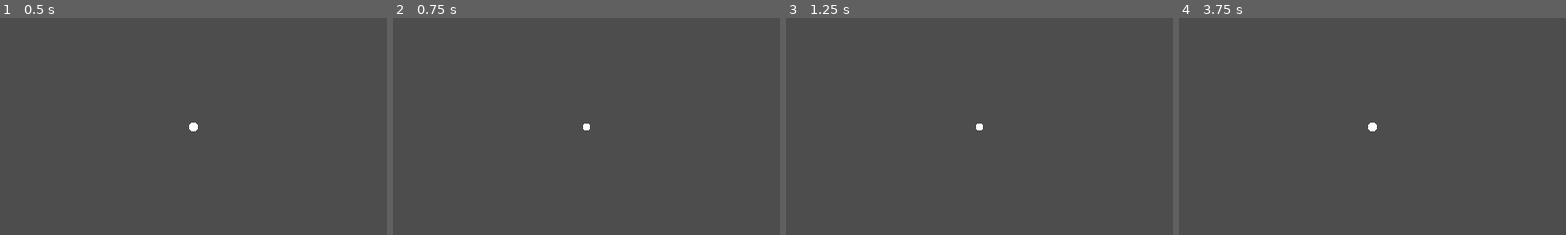
Above: before the commit, frames 1-4 (left to right).
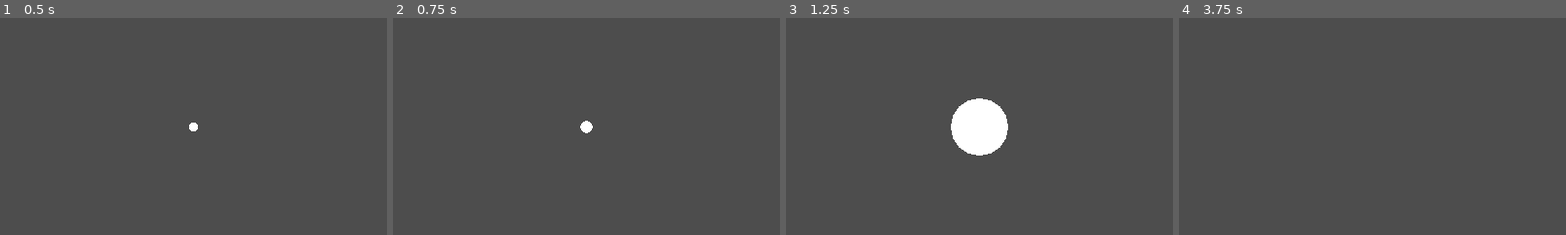
Above: after the commit, the same moments.

Repository: RichTeaMan/map-boy
Game: Godot game, scene res://main.tscn
Two runs of this game, one before a commit and one after it. Both use one fixed random seed, a clock stepped at 60 frames per second and the inputs below.
Inputs:
- Up to frame 1 (0.5 s): no input
- Up to frame 2 (0.75 s): tap Enter at 0.5 s; hold Up (ui_up) from 0.53 s (still down)
- Up to frame 3 (1.25 s): keep holding Up (ui_up)
- Up to frame 4 (3.75 s): tap Space at 2, 3.5 s; release Up (ui_up) at 2.03 s; hold A (left, bound only after the commit) 2.03-3.53 s; tap Enter at 2.75 s; hold Down (ui_down) from 3.53 s (still down)
The pictures show only the part of the screen within x 25-75%, y 25-75%; the shares and areas given below are measured in that part.

Frame 1 is identical in both runs. In frame 2, less than 0.1% of the frame differs, in the area x 48-52%, y 47-54%; in frame 3, 3.0%, in the area x 42-58%, y 37-64%; in frame 4, less than 0.1%.
Error in both runs: Unable to iterate on object of type 'Nil'. (res://main.gd:15)

Commit message:
Slightly better map rendering.

Diff:
--- /dev/null
+++ b/app/custom_nodes/draw_3d.gd
@@ -0,0 +1,544 @@
+@tool
+
+class_name Draw3D
+extends MeshInstance3D
+
+##
+## A small library for drawing simple wireframe shapes in 3D.
+##
+## Usage is similar to Godot's
+## [url=https://docs.godotengine.org/en/stable/tutorials/2d/custom_drawing_in_2d.html]
+## custom drawing in 2d[/url] functions.
+##
+## @tutorial: https://github.com/nyxkn/godot-draw3d/tree/main#usage
+##
+
+## Size in pixels of drawn points
+const MATERIAL_POINT_SIZE: int = 8
+
+## Resolution is the number of segments that will be used to draw a full circle.
+## This also affects the resolution of semicircles and arcs.
+@export var circle_resolution: int = 32
+
+## Whether to also draw the vertices as points, in addition to lines.
+@export var draw_vertex_points: bool = false
+
+## This holds the default color value to use.
+## It will be overridden by the specific draw functions [i]color[/i] parameter.
+@export var default_color: Color = Color.WHITE
+
+
+var _default_material: StandardMaterial3D
+var _default_points_material: StandardMaterial3D
+
+
+func _ready() -> void:
+    mesh = ImmediateMesh.new()
+    _setup_materials()
+
+
+func _setup_materials() -> void:
+    # here we are setting the material to material_override
+    # which affects everything drawn within this mesh
+    # but in godot4 it is actually possible to set the material per surface
+    # a surface is a single drawing, created between surface_begin and surface_end
+    # if we want to support this we need to add an optional material parameter to all functions
+    # but the usefulness of this seems limited since we're drawing wireframe things anyway
+    # and not many material parameters apply to these
+    # plus it's easy to just make a new meshinstance instead if you need different material
+    # we support this at least in _draw_primitive because why not
+
+    _default_material = StandardMaterial3D.new()
+    _default_material.vertex_color_use_as_albedo = true
+    _default_material.shading_mode = BaseMaterial3D.SHADING_MODE_UNSHADED
+    _default_material.albedo_color = Color.AQUA
+
+    _default_points_material = _default_material.duplicate()
+    # enabling use_point_size replaces all lines with vertex points
+    # this is different from godot3, where it only affected the points primitives
+    # and not the line ones. is this a bug or intended?
+    # we're working around this by having a different material for points surfaces
+    _default_points_material.use_point_size = true
+    _default_points_material.point_size = MATERIAL_POINT_SIZE
+
+
+## Helper function that returns a random color.
+static func random_color() -> Color:
+    return Color(randf_range(0, 1), randf_range(0, 1), randf_range(0, 1))
+
+
+## Clear all drawn content.
+# If you are redrawing shapes every frame in _process(),
+## you must call this at the beginning of the frame.
+func clear() -> void:
+    mesh.clear_surfaces()
+
+
+func _points_test(clear: bool = false) -> void:
+    if clear: clear()
+
+    mesh.surface_begin(Mesh.PRIMITIVE_POINTS, null)
+    for i in 100:
+        mesh.surface_set_color(random_color())
+        mesh.surface_add_vertex(Vector3(randf_range(-1, 1), randf_range(-1, 1), randf_range(-1, 1)))
+    mesh.surface_end()
+
+
+func _line_test(clear: bool = false) -> void:
+    if clear: clear()
+
+    mesh.surface_begin(Mesh.PRIMITIVE_LINE_STRIP, null)
+    for i in 50:
+        mesh.surface_set_color(random_color())
+        mesh.surface_add_vertex(Vector3(randf_range(-1, 1), randf_range(-1, 1), randf_range(-1, 1)))
+    mesh.surface_end()
+
+
+################################################################################
+# draw_primitive
+
+## Draws a surface.
+##
+## [br][br][code]primitive_type[/code] is [enum Mesh.PrimitiveType].
+##
+## [br][br][code]vertices[/code] are supplied as an Array of Vector3 point coordinates.
+## Or alternatively, as an Array of [i]colored vertices[/i],
+## where a [i]colored vertex[/i] is an Array with two values, a vertex and a color:
+## [code][vertex: Vector3, color: Color][/code].
+## This allows you to have per-vertex coloring.
+##
+func _draw_primitive(
+        primitive_type: int,
+        vertices: Array,
+        color: Color = default_color,
+        custom_material: BaseMaterial3D = null) -> void:
+
+    if vertices[0] is Vector3:
+        # we're dealing with a list of vertices
+        mesh.surface_begin(primitive_type, null)
+        for v in vertices:
+            mesh.surface_set_color(color)
+            mesh.surface_add_vertex(v)
+        mesh.surface_end()
+    elif vertices[0] is Array:
+        # we're dealing with a list of colored vertices
+        # a colored vertex is [vertex, color]
+        mesh.surface_begin(primitive_type, null)
+        for i in vertices.size():
+            mesh.surface_set_color(vertices[i][1])
+            mesh.surface_add_vertex(vertices[i][0])
+        mesh.surface_end()
+
+    var material
+    if custom_material:
+        material = custom_material
+    elif primitive_type == Mesh.PRIMITIVE_POINTS:
+        material = _default_points_material
+    else:
+        material = _default_material
+
+    var last_surface_idx = mesh.get_surface_count() - 1
+    mesh.surface_set_material(last_surface_idx, _default_material)
+
+func _draw_triangles(
+        primitive_type: int,
+        vertices: Array,
+        color: Color = default_color,
+        custom_material: BaseMaterial3D = null) -> void:
+
+    if vertices[0] is Vector3:
+        # we're dealing with a list of vertices
+        mesh.surface_begin(primitive_type, null)
+        for v in vertices:
+            mesh.surface_set_color(color)
+            mesh.surface_add_vertex(v)
+        mesh.surface_end()
+    elif vertices[0] is Array:
+        # we're dealing with a list of colored vertices
+        # a colored vertex is [vertex, color]
+        mesh.surface_begin(primitive_type, null)
+        for i in vertices.size():
+            mesh.surface_set_color(vertices[i][1])
+            mesh.surface_add_vertex(vertices[i][0])
+        mesh.surface_end()
+
+    var material
+    if custom_material:
+        material = custom_material
+    elif primitive_type == Mesh.PRIMITIVE_POINTS:
+        material = _default_points_material
+    else:
+        material = _default_material
+
+    var last_surface_idx = mesh.get_surface_count() - 1
+    mesh.surface_set_material(last_surface_idx, _default_material)
+
+static func create_mesh_from_polygon(polygon_points):
+    var indices = Geometry2D.triangulate_polygon(polygon_points)
+
+    if indices.is_empty():
+        print("Error: Triangulation failed.")
+        return null
+
+    var arrays = []
+    arrays.resize(Mesh.ARRAY_MAX)
+
+    var vertices = PackedVector3Array()
+    for point in polygon_points:
+        vertices.append(Vector3(point.x, 0, point.y))  # Assuming XY plane
+
+    arrays[Mesh.ARRAY_VERTEX] = vertices
+    arrays[Mesh.ARRAY_INDEX] = indices
+
+    var mesh = ArrayMesh.new()
+    mesh.add_surface_from_arrays(Mesh.PRIMITIVE_TRIANGLES, arrays)
+
+    return mesh
+
+static func triangulate_polygon_godot4(polygon_points):
+    # polygon_points should be an Array of Vector2s (NOT Vector3s)
+    if polygon_points.size() < 3:
+        print("Error: Polygon must have at least 3 points.")
+        return null
+
+    var polygon_points_2d = PackedVector2Array()
+    for point in polygon_points:
+        if point is Vector3:
+            polygon_points_2d.append(Vector2(point.x, point.y))
+        else:
+            polygon_points_2d.append(point)
+
+    var indices = Geometry2D.triangulate_polygon(polygon_points_2d)
+
+    if indices.is_empty():
+        print("Error: Triangulation failed.")
+        return null
+
+    var mdt = MeshDataTool.new()
+
+    # Add vertices (Vector3, assuming XY plane):
+    for point in polygon_points_2d:
+        mdt.add_vertex(Vector3(point.x, point.y, 0))
+
+    # Add triangles (using the indices):
+    for i in range(0, indices.size(), 3):
+        mdt.add_polygon(PackedInt32Array([indices[i], indices[i + 1], indices[i + 2]]))
+
+
+    var mesh = ArrayMesh.new()
+    mdt.commit(mesh)
+
+    return mesh
+
+static func triangulate_polygon(vertices: Array[Vector2]):
+    #var indices := Geometry2D.triangulate_polygon(vertices)
+    #var indices := Geometry3D. .tetrahedralize_delaunay(PackedVector3Array(vertices))# .triangulate_polygon(vertices)
+    #if indices.size() == 0:
+    #    print("NO INDICIES!")
+     #   return
+    #for ind in indices:
+
+    #_draw_primitive(Mesh.PRIMITIVE_TRIANGLE_STRIP, indices)
+    #return indices
+
+    var mesh = create_mesh_from_polygon(vertices)
+    if mesh == null: #Handle the triangulation error
+        return
+
+    var meshInstance = MeshInstance3D.new()
+    meshInstance.mesh = mesh # $MeshInstance is a reference to your MeshInstance3D node.
+
+    # ... assign a material to the mesh (important!) ...
+    #var material = StandardMaterial3D.new()
+    #material.albedo_color = Color.AQUA
+
+    var _default_material = StandardMaterial3D.new()
+    _default_material.vertex_color_use_as_albedo = true
+    _default_material.shading_mode = BaseMaterial3D.SHADING_MODE_UNSHADED
+    _default_material.albedo_color = Color.AQUA
+    mesh.surface_set_material(0, _default_material)
+    return meshInstance
+
+################################################################################
+# draw_primitive shortcuts
+
+## Draw points at the given vertices.
+##
+## [br][br]Vertices are supplied as an Array of Vector3 coordinates or as [i]colored vertices[/i].
+## See [method _draw_primitive] for details.
+##
+func draw_points(vertices: Array, color: Color = default_color) -> void:
+    _draw_primitive(Mesh.PRIMITIVE_POINTS, vertices, color)
+
+
+## Draw line segments between the given vertices.
+##
+## [br][br]Vertices are supplied as an Array of Vector3 coordinates or as [i]colored vertices[/i].
+## See [method _draw_primitive] for details.
+##
+func draw_line(vertices: Array, color: Color = default_color) -> void:
+    _draw_primitive(Mesh.PRIMITIVE_LINE_STRIP, vertices, color)
+
+    if draw_vertex_points:
+        draw_points(vertices, color)
+
+
+## Draw looping line segments between the given vertices.
+## I.e. the last point connects back to the first.
+##
+## [br][br]Vertices are supplied as an Array of Vector3 coordinates or as [i]colored vertices[/i].
+## See [method _draw_primitive] for details.
+##
+func draw_line_loop(vertices: Array, color: Color = default_color) -> void:
+#    _draw_primitive(Mesh.PRIMITIVE_LINE_LOOP, vertices, color)
+    var looped_vertices = vertices.duplicate()
+    looped_vertices.push_back(vertices[0])
+    draw_line(looped_vertices, color)
+
+    if draw_vertex_points:
+        draw_points(vertices, color)
+
+
+################################
+# CIRCLE
+
+## Generic function to draw a circle.
+##
+## [br][br]Pass a Basis parameter to define orientation.
+## Otherwise defaults to lying on the XZ plane.
+##
+func circle(position: Vector3 = Vector3.ZERO,
+        basis: Basis = Basis.IDENTITY, color: Color = default_color) -> void:
+    # by default, this is a circle on the XZ plane.
+    # this seems to make most sense in 3d as a highlight of objects
+
+    var resolution = circle_resolution
+    var transform = Transform3D(basis, position)
+
+    var circle = []
+    for i in resolution:
+        var angle = TAU / resolution * i
+        var angle_vector = Vector3(cos(angle), 0, sin(angle))
+        angle_vector = transform * angle_vector
+        circle.append(angle_vector)
+
+    draw_line_loop(circle, color)
+
+
+###############################
+# ARC
+
+func _compute_arc(angle_from: float, angle_to: float,
+        transform: Transform3D = Transform3D.IDENTITY) -> PackedVector3Array:
+    # angles in radians, obviously
+
+    var arc2 = PackedVector2Array()
+
+    var angle_total = angle_to - angle_from
+    if angle_total > TAU:
+        print("Angle is > TAU. We won't draw.")
+        return PackedVector3Array()
+
+    var resolution = lerp(1, circle_resolution + 1, angle_total / TAU)
+
+    for i in resolution:
+        var t = i / float(resolution - 1) # include the last point
+        var angle = lerp(angle_from, angle_to, t)
+        var angle_vector = Vector2(cos(angle), sin(angle))
+        arc2.push_back(angle_vector)
+
+    # convert to 3d
+    var arc3 = PackedVector3Array()
+    for p in arc2:
+        arc3.push_back(Vector3(p.x, p.y, 0))
+
+    # apply 3d transform
+    for i in arc3.size():
+        arc3[i] = transform * arc3[i]
+
+    return arc3
+
+
+## Generic function to draw an arc.
+##
+## [br][br]Pass a Basis parameter to define orientation.
+##
+## [br][br][code]angle_from[/code] and [code]angle_to[/code] are in radians.
+##
+## [br][br]If [code]draw_origin[/code] is true, also draw the origin point
+## and connect it with two lines on each end (a circular sector).
+##
+func arc(position: Vector3, basis: Basis, angle_from: float, angle_to: float,
+        draw_origin: bool = false, color: Color = default_color) -> void:
+
+    var arc: PackedVector3Array
+    var transform = Transform3D(basis, position)
+
+    if draw_origin:
+        arc = PackedVector3Array()
+        arc.push_back(transform * Vector3.ZERO)
+        arc.append_array(_compute_arc(angle_from, angle_to, transform))
+        draw_line_loop(arc, color)
+    else:
+        arc = _compute_arc(angle_from, angle_to, transform)
+        draw_line(arc, color)
+
+
+################################
+# CUBE - wireframe cube
+
+## Generic function to draw a cube.
+##
+## [br][br]Pass a Basis parameter to define orientation.
+## Otherwise defaults to no orientation.
+##
+func cube(position: Vector3 = Vector3.ZERO, basis: Basis = Basis.IDENTITY,
+        color: Color = default_color) -> void:
+
+    # https://www.khronos.org/opengl/wiki/Primitive
+    var vertices := [
+        # front 4 vertices
+        Vector3( -1, -1, 1 ),
+        Vector3( 1, -1, 1 ),
+        Vector3( 1, 1, 1 ),
+        Vector3( -1, 1, 1 ),
+        # back 4 vertices
+        Vector3( -1, -1, -1 ),
+        Vector3( 1, -1, -1 ),
+        Vector3( 1, 1, -1 ),
+        Vector3( -1, 1, -1 ),
+    ]
+
+    var transform = Transform3D(basis, position)
+
+    for i in vertices.size():
+        vertices[i] = transform * vertices[i]
+
+    draw_line_loop(vertices.slice(0, 4), color)
+    draw_line_loop(vertices.slice(4, 8), color)
+    for i in 4:
+        draw_line([vertices[i], vertices[i+4]], color)
+
+
+################################
+# SPHERE - wireframe sphere
+
+## Create a sphere shape.
+##
+## This does not take a position vector, so it will always be drawn at (0, 0, 0)
+##
+## It's best to draw the sphere on a dedicated Draw3D node so you can manipulate it by adjusting the
+## transform properties.
+##
+#func sphere(radius: float = 1.0, color: Color = default_color,
+#        lats: int = 16, lons: int = 16, add_uv: bool = true) -> void:
+#    mesh.surface_begin(Mesh.PRIMITIVE_LINE_STRIP, null)
+#    mesh.surface_set_color(color)
+#    add_sphere(lats, lons, radius, add_uv)
+#    mesh.surface_end()
+
+
+################################
+# SHORTCUTS - from normal
+
+func _basis_from_normal(normal: Vector3) -> Basis:
+    # technically don't need to normalize again since we're already checking. but just in case.
+    var Y = normal.normalized()
+    var X = Vector3(Y.y, -Y.x, 0)
+    # covering the edge case where our normal is (0, 0, 1)
+    if X.length_squared() == 0: X = Vector3(-1, 0, 0)
+
+    var Z = X.cross(Y)
+    return Basis(X, Y, Z)
+
+
+func _ensure_normalized(normal: Vector3) -> bool:
+    # the normal should be normalized
+    # we could normalize silently but it's good to double check with the user -
+    # to make sure that they're sending the right data
+    if normal.is_normalized() == false:
+        print("Normal vector should be normalized. We won't draw.")
+        return false
+
+    return true
+
+
+## Shortcut function to draw a circle whose plane is defined by a normal.
+##
+## [br][br][code]normal[/code] should be normalized.
+##
+func circle_normal(position: Vector3, normal: Vector3, radius: float = 1.0,
+        color: Color = default_color) -> void:
+
+    if ! _ensure_normalized(normal): return
+
+    var basis = _basis_from_normal(normal)
+    basis = basis.scaled(Vector3(radius, radius, radius))
+    circle(position, basis, color)
+
+
+## Shortcut function to draw an arc whose plane is defined by a normal.
+##
+## [br][br][code]normal[/code] should be normalized.
+##
+func arc_normal(position: Vector3, normal: Vector3, angle_from: float, angle_to: float,
+        radius: float = 1.0, draw_origin: bool = false, color: Color = default_color) -> void:
+
+    if ! _ensure_normalized(normal): return
+
+    var basis = _basis_from_normal(normal)
+    basis = basis.scaled(Vector3(radius, radius, radius))
+    arc(position, basis, angle_from, angle_to, draw_origin, color)
+
+
+## Shortcut function to draw a cube whose orientation is defined by a normal.
+##
+## [br][br][code]normal[/code] should be normalized.
+##
+func cube_normal(position: Vector3, normal: Vector3, size: Vector3 = Vector3.ONE,
+        color: Color = default_color) -> void:
+
+    if ! _ensure_normalized(normal): return
+
+    var basis = _basis_from_normal(normal)
+    basis = basis.scaled(size)
+    cube(position, basis, color)
+
+
+## Shortcut function to draw an upright cube with no rotation.
+func cube_up(position: Vector3 = Vector3.ZERO, size: Vector3 = Vector3.ONE,
+        color: Color = default_color) -> void:
+
+    var basis := Basis.IDENTITY.scaled(size)
+    cube(position, basis, color)
+
+
+################################
+# SHORTCUTS - 2d drawing
+
+func _scale_basis(scale: float) -> Basis:
+    return Basis.IDENTITY.scaled(Vector3(scale, scale, scale))
+
+
+## Shortcut function to draw a circle lying on the XZ plane.
+func circle_XZ(center: Vector3 = Vector3.ZERO, radius: float = 1.0,
+        color: Color = default_color) -> void:
+
+    var orientation = _scale_basis(radius)
+    circle(center, orientation, color)
+
+
+## Shortcut function to draw a circle lying on the XY plane.
+func circle_XY(center: Vector3 = Vector3.ZERO, radius: float = 1.0,
+        color: Color = default_color) -> void:
+
+    var orientation = _scale_basis(radius)
+    orientation = orientation.rotated(Vector3.RIGHT, TAU/4)
+    circle(center, orientation, color)
+
+
+## Shortcut function to draw an arc in the XY plane.
+func arc_XY(center: Vector3, angle_from: float, angle_to: float,
+        radius: float = 1.0, draw_origin = false, color: Color = default_color):
+
+    arc(center, _scale_basis(radius), angle_from, angle_to, draw_origin, color)
--- a/app/main.gd
+++ b/app/main.gd
@@ -13,20 +13,34 @@
     var lon_cumm = 0.0
     var coord_count = 0
     for way in ways:
+        var vector_list: Array[Vector3] = []
+        var vector_2d_list: Array[Vector2] = []
         for c in way.coordinates:
-            if coord_count > 2000:
-                break
+            #if coord_count > 2000:
+            #    break
             var lat = (c.lat - 50) * 1000
             var lon = c.lon * 1000
+
+            vector_list.append(Vector3(lat, 0.0, lon))
+            vector_2d_list.append(Vector2(lat, lon))
 
             lat_cumm += lat
             lon_cumm += lon
             coord_count += 1
+        if way.closedLoop:
+            if vector_2d_list.size() == 0:
+                printerr("Way %s: %s, has no coordinates." % [way.id, way.name])
+                continue;
+            var mesh = Draw3D.triangulate_polygon(vector_2d_list)
+            if mesh != null:
+                $map.add_child(mesh)
+        else:
+            if vector_list.size() == 0:
+                printerr("Way %s: %s, has no coordinates." % [way.id, way.name])
+                continue;
+            var draw_3d = Draw3D.new()
+            $map.add_child(draw_3d)
 
-            var instance: Node3D = scene.instantiate()
-            $map.add_child(instance)
-            instance.position.x = lat
-            instance.position.z = lon
     var avg_lat = lat_cumm / coord_count
     var avg_lon = lon_cumm / coord_count
     $Camera3D.position.x = avg_lat
@@ -37,7 +51,17 @@
     print("response processed")
 
 func _process(delta: float) -> void:
-    if Input.is_action_just_pressed("ui_up"):
-        $Camera3D.position.y += 1.0
-    if Input.is_action_just_pressed("ui_down"):
-        $Camera3D.position.y -= 1.0
+    var zoom_factor := 0.1
+    var move_factor := 0.1
+    if Input.is_action_pressed("ui_up"):
+        $Camera3D.position.y -= zoom_factor
+    if Input.is_action_pressed("ui_down"):
+        $Camera3D.position.y += zoom_factor
+    if Input.is_action_pressed("left"):
+        $Camera3D.position.x += move_factor
+    if Input.is_action_pressed("right"):
+        $Camera3D.position.x -= move_factor
+    if Input.is_action_pressed("up"):
+        $Camera3D.position.z += move_factor
+    if Input.is_action_pressed("down"):
+        $Camera3D.position.z -= move_factor
--- a/app/project.godot
+++ b/app/project.godot
@@ -15,6 +15,29 @@
 config/features=PackedStringArray("4.3", "Mobile")
 config/icon="res://icon.svg"
 
+[input]
+
+up={
+"deadzone": 0.5,
+"events": [Object(InputEventKey,"resource_local_to_scene":false,"resource_name":"","device":-1,"window_id":0,"alt_pressed":false,"shift_pressed":false,"ctrl_pressed":false,"meta_pressed":false,"pressed":false,"keycode":0,"physical_keycode":87,"key_label":0,"unicode":119,"location":0,"echo":false,"script":null)
+]
+}
+right={
+"deadzone": 0.5,
+"events": [Object(InputEventKey,"resource_local_to_scene":false,"resource_name":"","device":-1,"window_id":0,"alt_pressed":false,"shift_pressed":false,"ctrl_pressed":false,"meta_pressed":false,"pressed":false,"keycode":0,"physical_keycode":68,"key_label":0,"unicode":100,"location":0,"echo":false,"script":null)
+]
+}
+down={
+"deadzone": 0.5,
+"events": [Object(InputEventKey,"resource_local_to_scene":false,"resource_name":"","device":-1,"window_id":0,"alt_pressed":false,"shift_pressed":false,"ctrl_pressed":false,"meta_pressed":false,"pressed":false,"keycode":0,"physical_keycode":83,"key_label":0,"unicode":115,"location":0,"echo":false,"script":null)
+]
+}
+left={
+"deadzone": 0.5,
+"events": [Object(InputEventKey,"resource_local_to_scene":false,"resource_name":"","device":-1,"window_id":0,"alt_pressed":false,"shift_pressed":false,"ctrl_pressed":false,"meta_pressed":false,"pressed":false,"keycode":0,"physical_keycode":65,"key_label":0,"unicode":97,"location":0,"echo":false,"script":null)
+]
+}
+
 [rendering]
 
 renderer/rendering_method="mobile"
